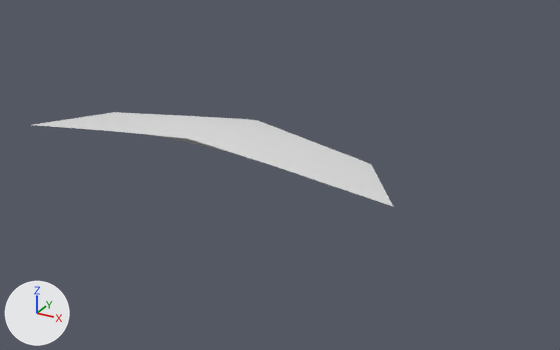
The FBX model Assets/Arts/Map/Model_For_Prefabs/Forest_Bg.fbx: old version first, new version second.
Camera for both pictures: a 50 mm lens placed at (15508.0, -19372.0, 9210.0), pointed at (4215.0, 1161.0, -1056.0). Lighting does not change. The marker at lower left points along +X, +Y and +Z. Where no turn or scale is listed for an object, it has been applied to the vertices.

In view in the first picture: 'GroundBg_01', 'LightBg_01'.
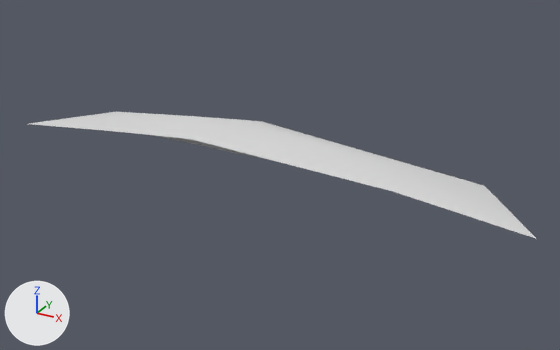
What changed in the scene script:
```text
Change me_mesh_002:
    used by ob_lightbg_01; location = (2152.0, 1141.0, 195.0)
    remove me_mesh_002.from_pydata(...)  # 11 vertices, 8 faces; spans x -6811.0..6811.0, y -2137.0..2137.0, z -372.0..372.0
    add me_mesh_002.from_pydata(...)  # 14 vertices, 12 faces; spans x -7026.0..10674.0, y -2137.0..2835.0, z -1036.0..372.0
    me_mesh_002 part 1
    9 vertices are removed from x -6811.0..6811.0, y -2137.0..2137.0, z -372.0..372.0
    8 faces are deleted
    12 vertices are added at x -7026.0..10674.0, y -2137.0..2835.0, z -1036.0..372.0
    12 new faces join them
Change me_mesh_001:
    where me_mesh_001.from_pydata(...)  # 66 vertices, 62 faces; spans x -3514.0..3514.0, y -534.0..534.0, z 0.0
    used by ob_groundbg_01; location = (1966.0, 542.0, -50.0)
    before: 9 (3514.0, -314.0, 0.0), 10 (3514.0, -534.0, 0.0), 13 (3514.0, -27.0, 0.0), 19 (334.0, -314.0, 0.0), 20 (334.0, -27.0, 0.0)
    before: 21 (690.0, -534.0, 0.0) at pixel (220, 149), 22 (690.0, -314.0, 0.0), 23 (690.0, -27.0, 0.0), 39 (3514.0, 295.0, 0.0), 41 (3514.0, 529.0, 0.0)
    before: 45 (334.0, 295.0, 0.0), 46 (334.0, 517.0, 0.0), 47 (690.0, 295.0, 0.0), 48 (690.0, 534.0, 0.0)
    me_mesh_001 part 2
    add for i in [*range(19, 24), *range(45, 49)]: me_mesh_001.vertices[i].co += Vector((259.0, 0.0, 0.0))
    add for i in [9, 10, 13, 39, 41]: me_mesh_001.vertices[i].co += Vector((3773.0, 0.0, 0.0))
    me_mesh_001.vertices[18].co: (334.0, -534.0, 0.0) -> (591.0, -534.0, 0.0)  # pixel (210, 147) -> pixel (217, 148)
```

Changed parts and their boxes [x1, y1, x2, y2] in the pictures (560 x 350 px; the box of a moved part takes in the faces that stretch with it):
'LightBg_01', reshaped (40% wider, 34% taller): before [33, 112, 393, 206]; after [29, 112, 535, 238]
part 2 of me_mesh_001, moved or reshaped: before [202, 144, 222, 150]; after [202, 144, 273, 161]
